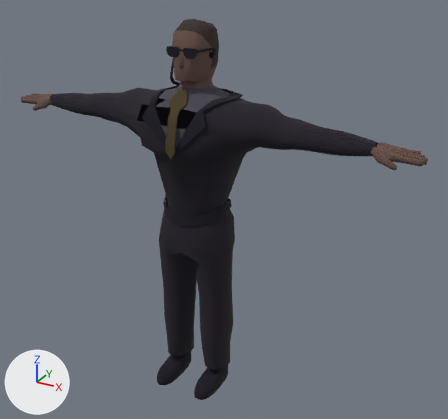
The FBX model Assets/Meshes/Characters/guard animated.fbx as it was, and as the next commit left it.
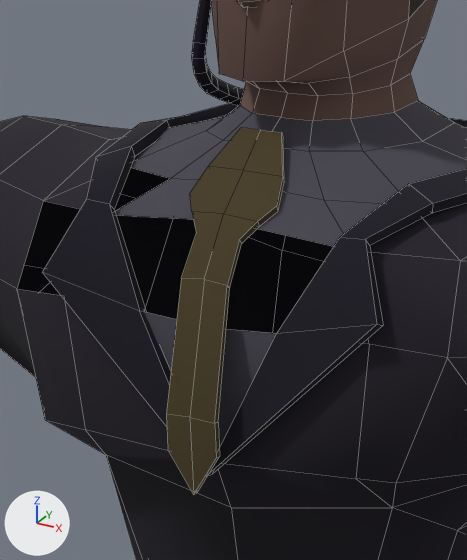
Old and new are each drawn whole from a 50 mm lens placed at (1.405, -2.288, 2.099), pointed at (0.118, 0.052, 0.929) and again close up on the part from 30% to 50% of the width and 16% to 41% of the height. Arrows for +X, +Y and +Z are at lower left; the lights stay in place. The older version's two pictures come first. The close-ups show mesh edges as thin lines. Where no turn or scale is listed for an object, it has been applied to the vertices. Vertices at exactly the same position are counted once.
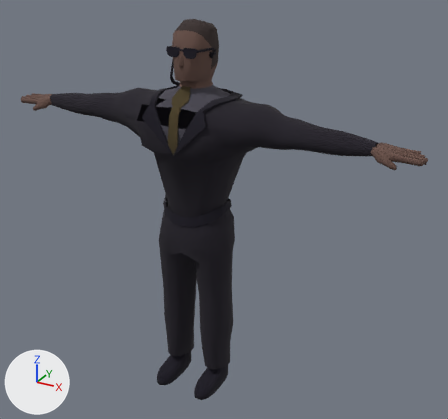
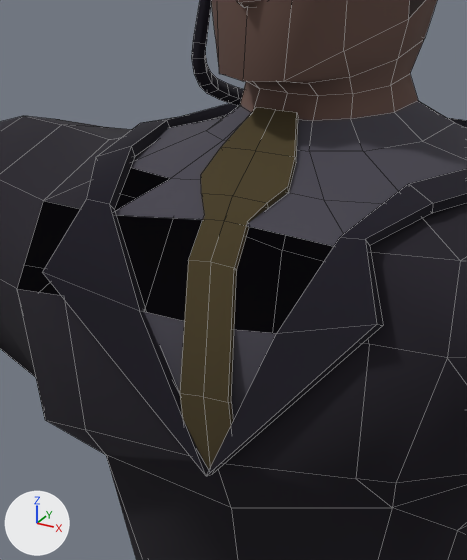
The newer file is also rescaled (x1.118) as a whole; pictures and numbers use the older file's frame.

Location of each change, [x1, y1, x2, y2] in pixels of the close-ups (467 x 560 px; the box of a moved part takes in the faces that stretch with it):
part 1 of me_cube, moved or reshaped: before [166, 127, 284, 495]; after [180, 107, 298, 469]

Diff of the bpy script that builds the scene:
```diff
--- a/Assets/Meshes/Characters/guard animated.fbx.py
+++ b/Assets/Meshes/Characters/guard animated.fbx.py
@@ me_cube @@
 me_cube.from_pydata(...)  # 1582 vertices, 1529 faces; spans x -1.02..1.02, y -0.14..0.22, z 0.0..1.79
 # used by ob_cube; location = (0.0, -0.0715, 0.0015)
+# me_cube part 1: the loose piece of 44 vertices spanning x -0.04..0.04, y -0.14..-0.02, z 1.23..1.51 is moved by (0.0, 0.02, 0.01)
 me_cube.materials.append(mat_dark)
```
